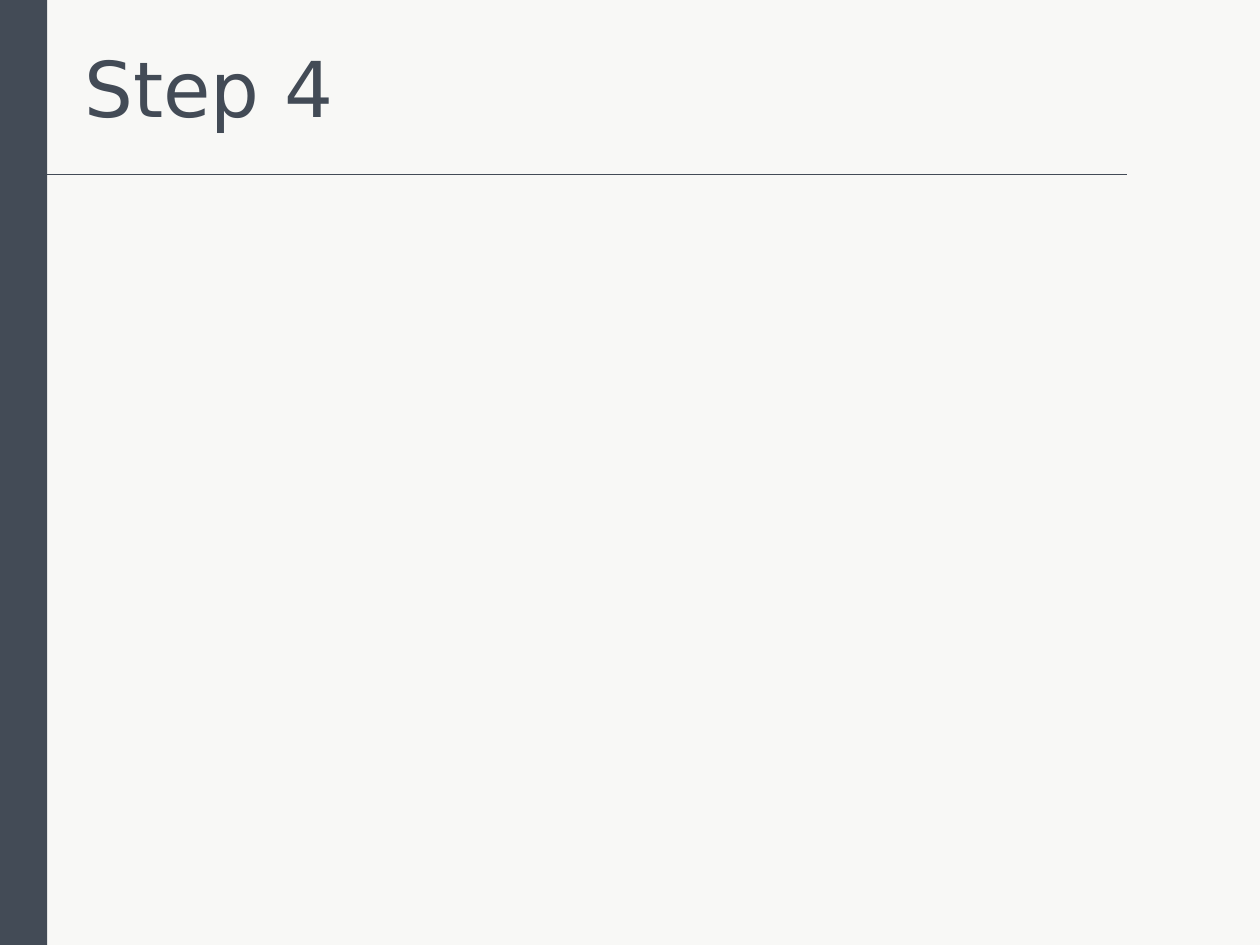
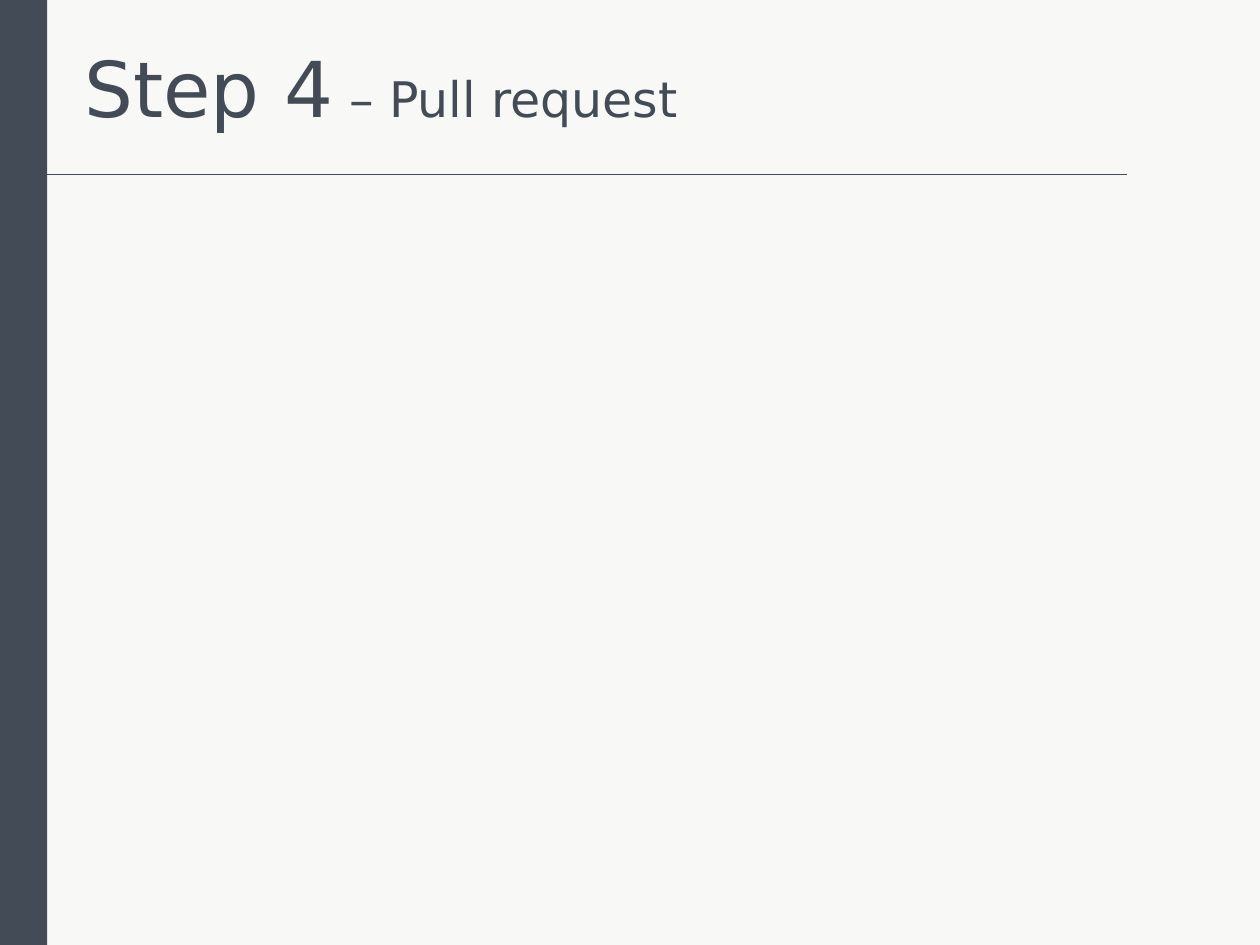
Before and after one commit to Unoong/DoorLockCode, a slide deck: slide 13 of 발표자료.pptx (slide 7 before the commit). Drawn at 1260x945 pixels with LibreOffice and Linux fonts; fonts in the diff are those of the drawing. Boxes give left, top, right and bottom in pixels: in the first picture for what was removed or moved away, otherwise in the second. Text is boxed around its words. In the diff, an @@ line names an element or a change of style, - is before the commit and + after.

```diff
--- a/발표자료.pptx
+++ b/발표자료.pptx
@@ text at (85, 60, 677, 133): text changed; size 44 to 28 pt @@
-Step 4
+Step 4 – Pull request
```
Also in this commit, not shown: 2 other slides changed, 11 slides added, 4 slides removed.
